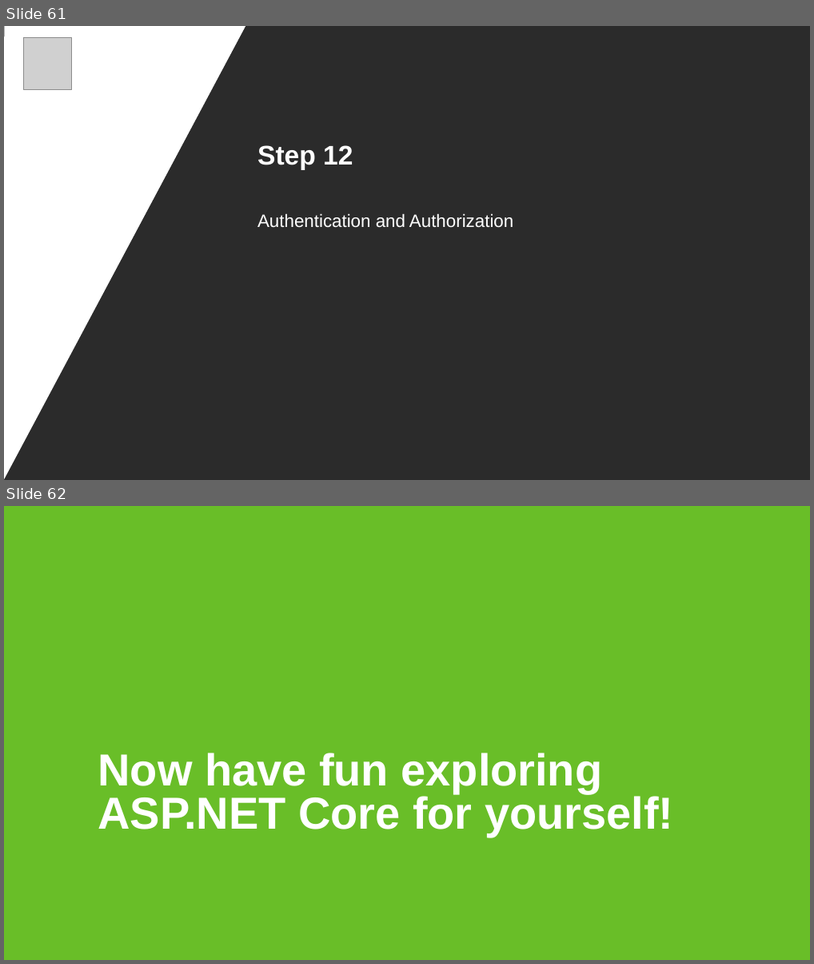
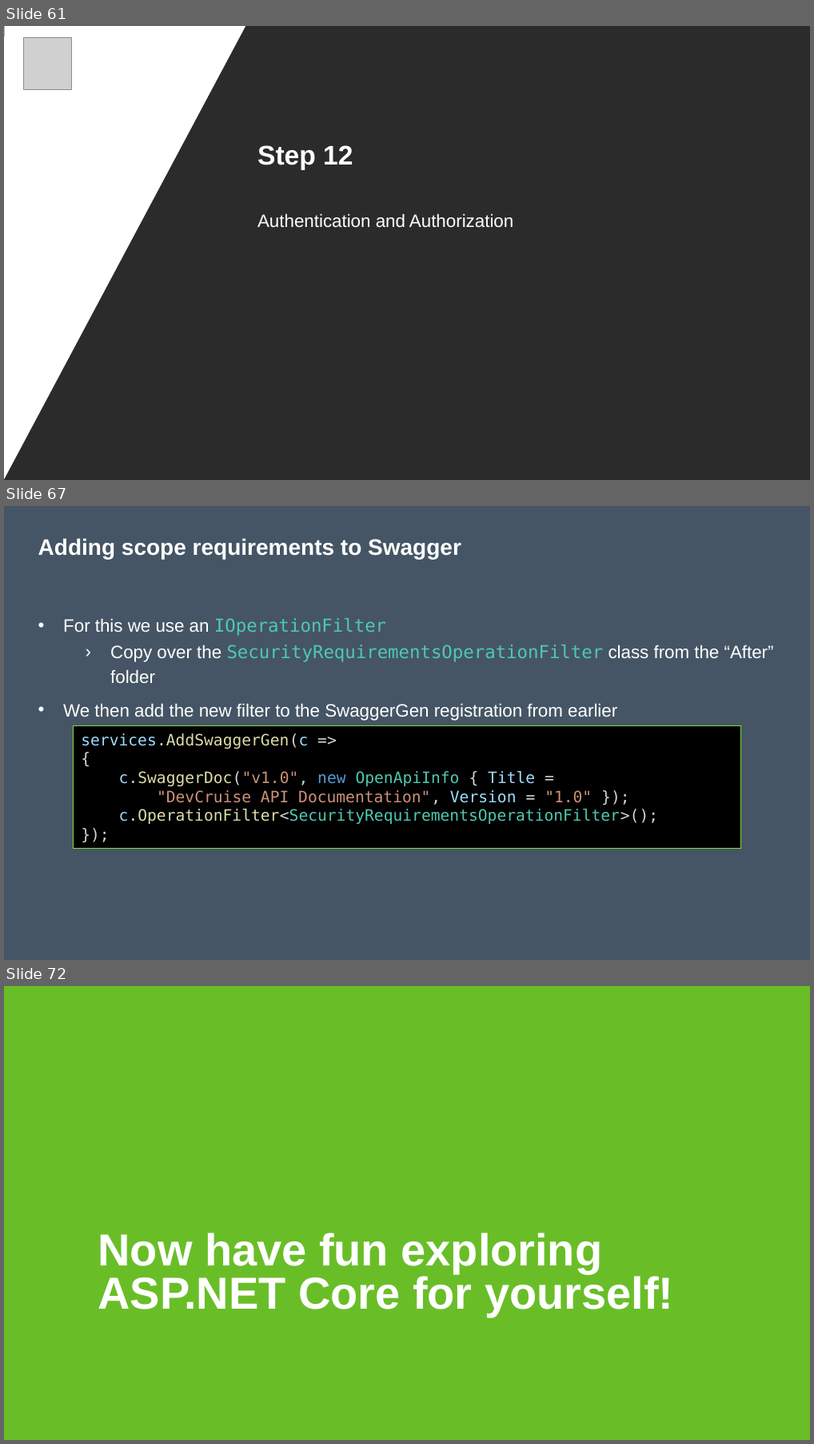
Before and after one commit to nickverschueren/devcruise-2019, a slide deck: Slides/Building an API.pptx. Shown one above the other, each under a label of ours: slides 61 and 62 before the commit, slides 61, 67 and 72 after it; the slides between them are not shown. The pictures are 814x964 and 814x1444 pixels, drawn with LibreOffice and Linux fonts; fonts in the diff are those of the drawing; grey boxes stand for pictures; background and template pictures are left out; a plain dark background stands for a picture behind light text. Boxes give left, top, right and bottom in pixels: in the first picture for what was removed or moved away, otherwise in the second. Text is boxed around its words. In the diff, an @@ line names an element or a change of style, - is before the commit and + after.

```diff
--- a/Slides/Building an API.pptx
+++ b/Slides/Building an API.pptx
@@ slide 67 added at box(4, 506, 810, 960), background #455565 @@
@@ title added at box(38, 538, 462, 559), 20 pt, text #FFFFFF, bold @@
+Adding scope requirements to Swagger
@@ text added at box(63, 618, 774, 720), 16 pt, text #FFFFFF @@
+• For this we use an IOperationFilter
+    › Copy over the SecurityRequirementsOperationFilter class from the “After” folder
+• We then add the new filter to the SwaggerGen registration from earlier
@@ rectangle added at box(74, 726, 741, 848), fill #000000, outline #82DC3C 0.75 pt, 14 pt, text #4EC9B0 @@
+services.AddSwaggerGen(c =>
+{
+c.SwaggerDoc("v1.0", new OpenApiInfo { Title =
+"DevCruise API Documentation", Version = "1.0" });
+c.OperationFilter<SecurityRequirementsOperationFilter>();
+});
@@ what was slide 62 is now slide 72 @@
```
Also in this commit, not shown: 9 other slides added, 1 other file.
